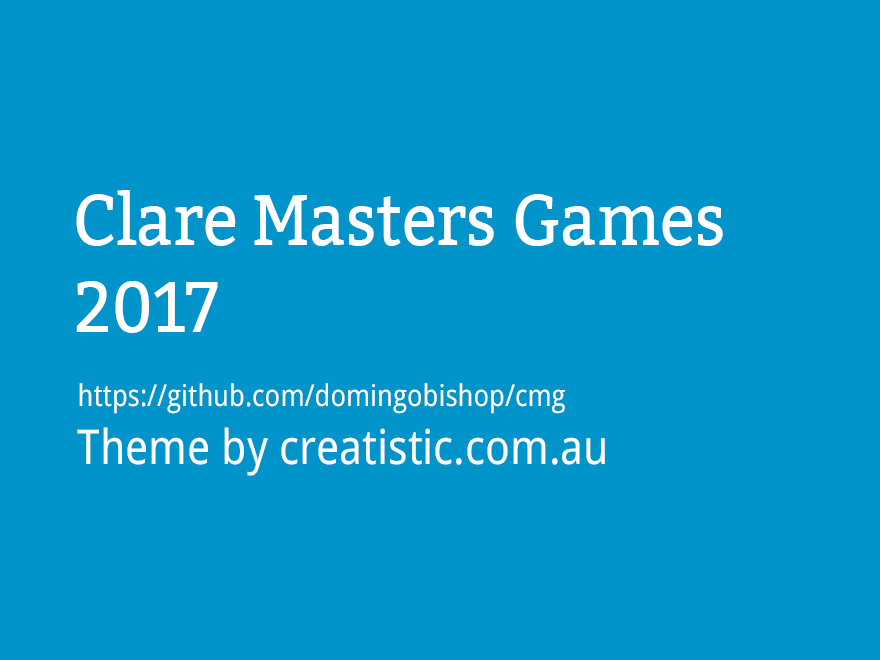
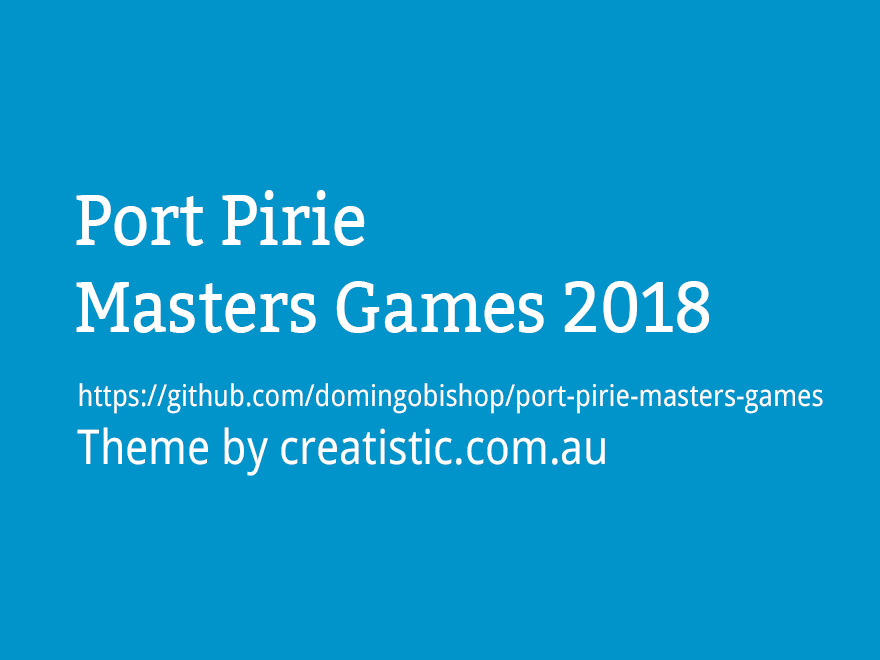
Layers edited between the first and the second 880x660 image:
renamed "https://github.com/domingobishop/cmg Theme by creatistic.com.au" to "https://github.com/domingobishop/port-pirie-masters-games Theme", painted on it over [516, 384, 823, 414]
renamed "Clare Masters Games 2017" to "Port Pirie Masters Games 2018", painted on it over [76, 190, 723, 333]
